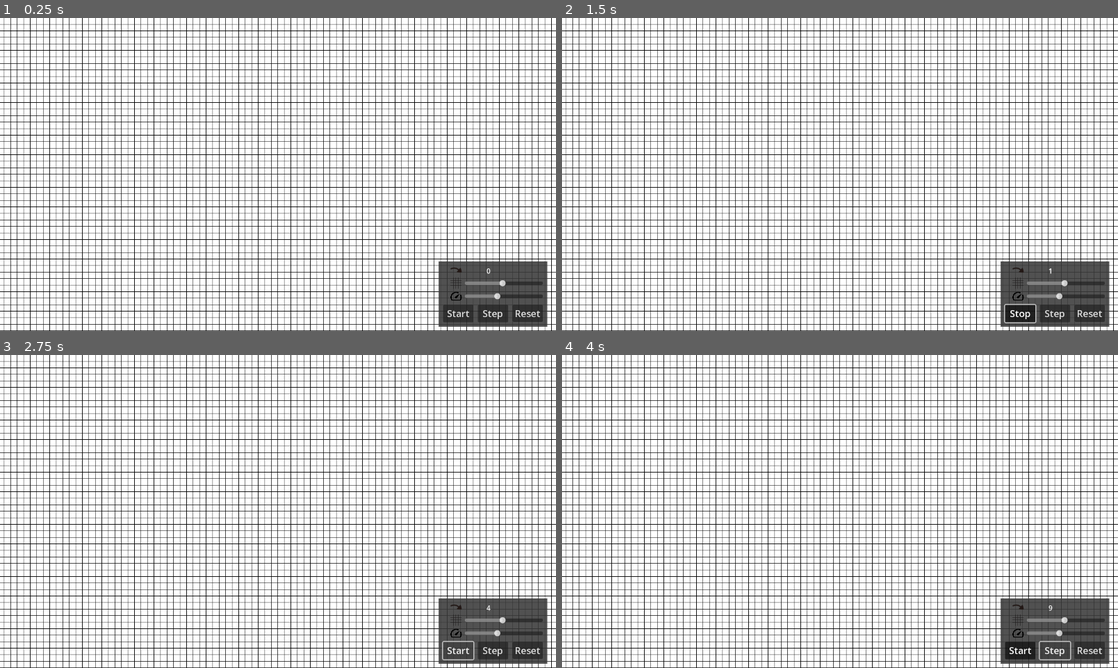
Above: before the commit, frames 1-4 (two rows, left to right).
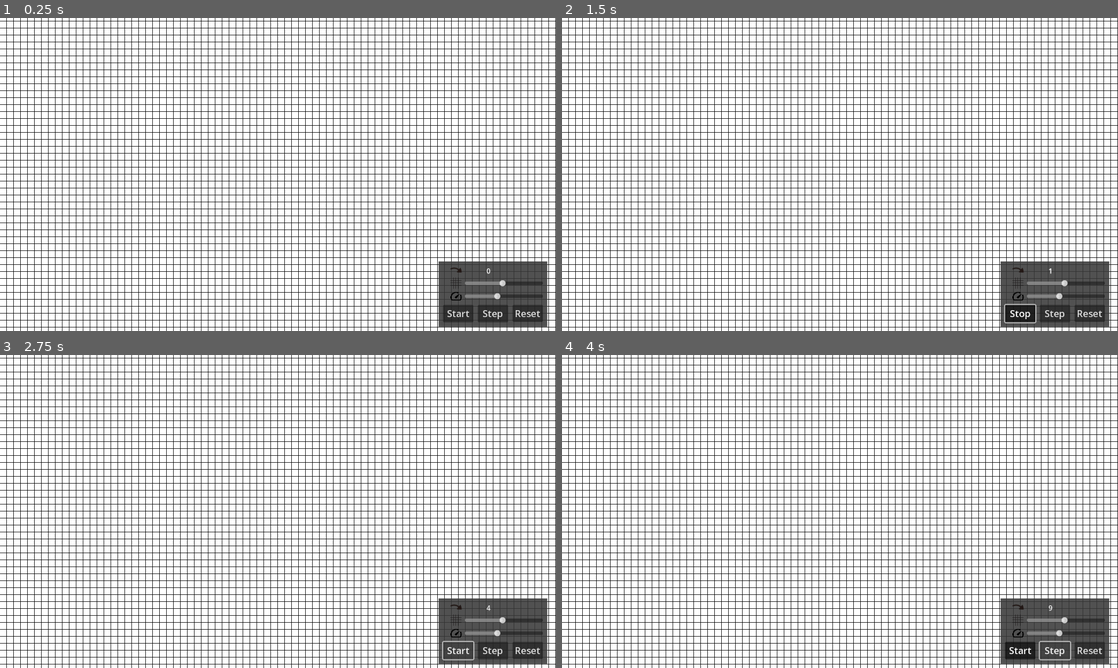
Above: after the commit, the same moments.

Repository: Kalerat/ConwaysGameOfLife
Game: Godot game, scene res://scenes/main.tscn
Same seed, same stepped clock (60 frames per second), same inputs: the game is played once before the commit and once after it.
Inputs:
- Up to frame 1 (0.25 s): no input
- Up to frame 2 (1.5 s): click "Reset" at 0.5 s; click "Start" at 1.25 s
- Up to frame 3 (2.75 s): click "Stop" at 2 s
- Up to frame 4 (4 s): click "Start" at 2.75 s; click "Step" at 3.5 s

The runs differ from the first frame. In frame 1, 36% of the frame differs, in the area x 0-100%, y 0-100%; in frame 2, 36%; in frame 3, 36%; in frame 4, 36%.

Commit message:
Implemented workaround for render bug + cleanup

Diff:
--- a/scripts/Camera.gd
+++ b/scripts/Camera.gd
@@ -2,15 +2,7 @@
 
 signal camer_moved
 
-var zoom_min = Vector2(0.05, 0.05)
-var zoom_max = Vector2(2, 2)
-var zoom_speed = 10.0
-
 func _unhandled_input(event):
-#	if Input.is_action_pressed("zoom_in"):
-#		zoom = Vector2(zoom.x*(1.0+1.0/zoom_speed), zoom.y*(1.0+1.0/zoom_speed))
-#	if Input.is_action_pressed("zoom_out"):
-#		zoom = Vector2(zoom.x*(1.0-1.0/zoom_speed), zoom.y*(1.0-1.0/zoom_speed))
 	if event is InputEventMouseMotion:
 		if event.button_mask == MOUSE_BUTTON_MASK_MIDDLE:
 			position -= event.relative
--- a/scripts/main.gd
+++ b/scripts/main.gd
@@ -1,10 +1,11 @@
 extends Node2D
 
 
-@export var node_size: int = 14:
+@export var node_size: int = 15:
 	set = set_node_size
 @export var border_size: int = 1:
 	set = set_border_size
+var combined_size: int = node_size + border_size
 
 @export var active_node_color = Color(1,0,0)
 @export var inactive_node_color = Color(1, 1, 1)
@@ -15,7 +16,6 @@
 var do_step = false
 var sim_step_counter = 0
 
-var combined_size: int
 var bounding_rect: Rect2i
 var active_nodes = []
 var visible_nodes = Dictionary()
@@ -27,23 +27,23 @@
 	combined_size = node_size + border_size
 	center_node = get_node_id_from_coords($Camera.position)
 	recalc_bounding_rect()
-	DisplayServer.window_set_vsync_mode(DisplayServer.VSYNC_DISABLED)
 	get_tree().get_root().size_changed.connect(_resize)
 
 
 func _resize():
 	recalc_bounding_rect()
 
-
+# Reset the grid to an empty state
 func reset_board():
 	active_nodes.clear()
 	sim_step_counter = 0
 	$UI/ButtonControler/StepCounterLabel.text = str(sim_step_counter)
 	$UI/ButtonControler/PlayButton.text = "Start"
+	$UI/ButtonControler/PlayButton.button_pressed = false
 	is_running = false
 	queue_redraw()
 
-
+# Translate viewport coordinates into a resolution and node size independent node index
 func get_node_id_from_coords(pos: Vector2i) -> Vector2i:
 	var res: Vector2i
 	res.x = pos.x / combined_size
@@ -51,7 +51,7 @@
 
 	return res
 
-
+# Translates a node index into viewport coordinates
 func get_coords_from_node_id(node_id: Vector2i) -> Vector2i:
 	var res: Vector2i
 	res.x = node_id.x * combined_size
@@ -113,10 +113,13 @@
 
 
 func _draw():
+
+	#Draw Background
 	draw_rect(bounding_rect, inactive_node_color)
 	var line_count_x = (bounding_rect.size.x / combined_size)
 	var line_count_y = (bounding_rect.size.y / combined_size)
 
+	#Draw the grid
 	for i in line_count_x:
 		var line_from = Vector2i(bounding_rect.position.x + (i*combined_size), bounding_rect.position.y)
 		var line_to	= 	Vector2i(bounding_rect.position.x + (i*combined_size), bounding_rect.position.y + bounding_rect.size.y)
@@ -126,14 +129,15 @@
 		var line_to	= 	Vector2i(bounding_rect.position.x + bounding_rect.size.x, bounding_rect.position.y + (i*combined_size))
 		draw_line(line_from, line_to, Color(0,0,0),border_size)
 
+	#Color all the active nodes
 	for node in active_nodes:
-		var pos = get_coords_from_node_id(node)
+		var pos: Vector2 = get_coords_from_node_id(node)
+		#Hack to fix the weirdness of Godot's custom shape rendering
+		#Try to find an actual fix for this?
+		pos += Vector2(0.5, 0.5)
 		var size = Vector2i(node_size, node_size)
-		var node_rect = Rect2i(pos, size)
+		var node_rect = Rect2(pos, size)
 		draw_rect(node_rect, active_node_color)
-
-
-
 
 
 
@@ -147,6 +151,7 @@
 	recalc_bounding_rect()
 
 
+# Returns the corner coordinates of the node the supplied coordinates fall into
 func calculate_closest_node_corner(pos_x: int, pos_y: int) -> Vector2i:
 	var res: Vector2i
 	if(pos_x >= 0):
@@ -174,8 +179,8 @@
 		$Camera.position = get_coords_from_node_id(center_node)
 	else:
 		camera_moved = false
-	var camera_pos = $Camera.position
-	var viewport_size: Vector2i = get_viewport_rect().size
+	var camera_pos: Vector2i = round($Camera.position)
+	var viewport_size: Vector2i = round(get_viewport_rect().size)
 	var camera_corner_pos = Vector2i(camera_pos.x - (viewport_size.x / 2), camera_pos.y - (viewport_size.y / 2))
 
 	# Calculate the last visible node in the upper left corner
@@ -190,8 +195,9 @@
 	bounding_rect.size.y += combined_size
 	queue_redraw()
 
+
 func _on_camera_camer_moved():
-	center_node = get_node_id_from_coords($Camera.position)
+	center_node = get_node_id_from_coords(round($Camera.position))
 	camera_moved = true
 	recalc_bounding_rect()
 
@@ -199,7 +205,7 @@
 func _unhandled_input(event):
 	if event is InputEventMouseButton:
 		if event.button_mask == MOUSE_BUTTON_MASK_LEFT:
-			var mouse_pos: Vector2i = get_global_mouse_position()
+			var mouse_pos: Vector2i = round(get_global_mouse_position())
 			var clicked_node = calculate_closest_node_corner(mouse_pos.x, mouse_pos.y)
 			var node_id = get_node_id_from_coords(clicked_node)
 			var index = active_nodes.find(node_id)
@@ -218,6 +224,7 @@
 
 
 
+
 func _on_button_toggled(button_pressed):
 	if button_pressed:
 		$UI/ButtonControler/PlayButton.text = "Stop"
